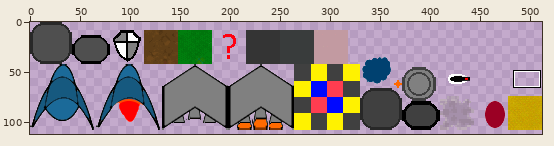
One commit to this sprite sheet: client/assets/sprites.png. The first picture is a wide view before the edit; the outline marks the close-up.
Close-up. Before the commit:
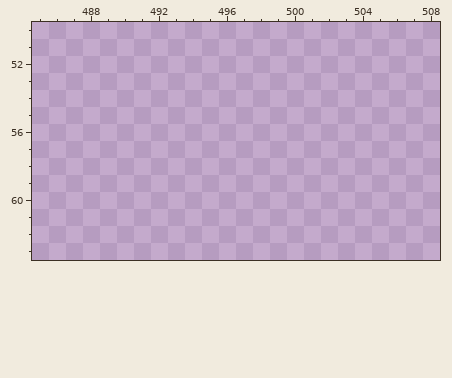
The file is 512x128 pixels. Colours within 5 levels of each other are drawn and written as one. Shown: x 485..508, y 50..63. The wide view leaves out empty margins. The commit also changed other parts of the picture, which this record leaves out.
Now the later version:
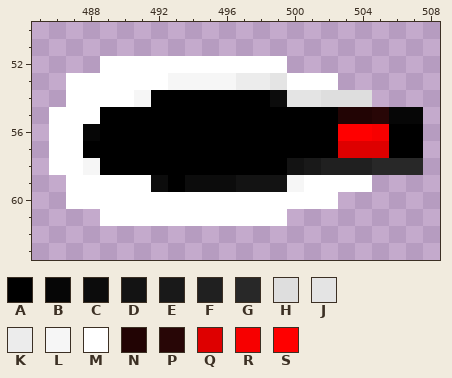
Palette (. is transparent): A #000000  B #060606  C #0c0c0c  D #131313  E #191919  F #202020  G #282828  H #dedede  J #e4e4e4  K #ececec  L #f6f6f6  M #ffffff  N #220404  P #280606  Q #de0000  R #f70000  S #ff0000
Change:
y 52: x 489..499 ........... -> MMMMMMMMMMM
y 53: x 487..502 ................ -> MMMMMMLLLLKKJMMM
y 54: x 487..504 .................. -> MMMMLAAAAAAACJJHHH
y 55: x 486..507 ...................... -> MMMAAAAAAAAAAAAAANNPBB
y 56: x 486..507 ...................... -> MMBAAAAAAAAAAAAAASSRAA
y 57: x 486..507 ...................... -> MMAAAAAAAAAAAAAAAQQQAA
y 58: x 486..507 ...................... -> MMLAAAAAAAAAAADEFFFGGG
y 59: x 487..504 .................. -> MMMMMCACCCDDDLMMMM
y 60: x 487..502 ................ -> MMMMMMMMMMMMMMMM
y 61: x 489..499 ........... -> MMMMMMMMMMM
Changed places in both close-ups, as pixel boxes (x1, y1, x2, y2):
added: (49, 56, 423, 226)
